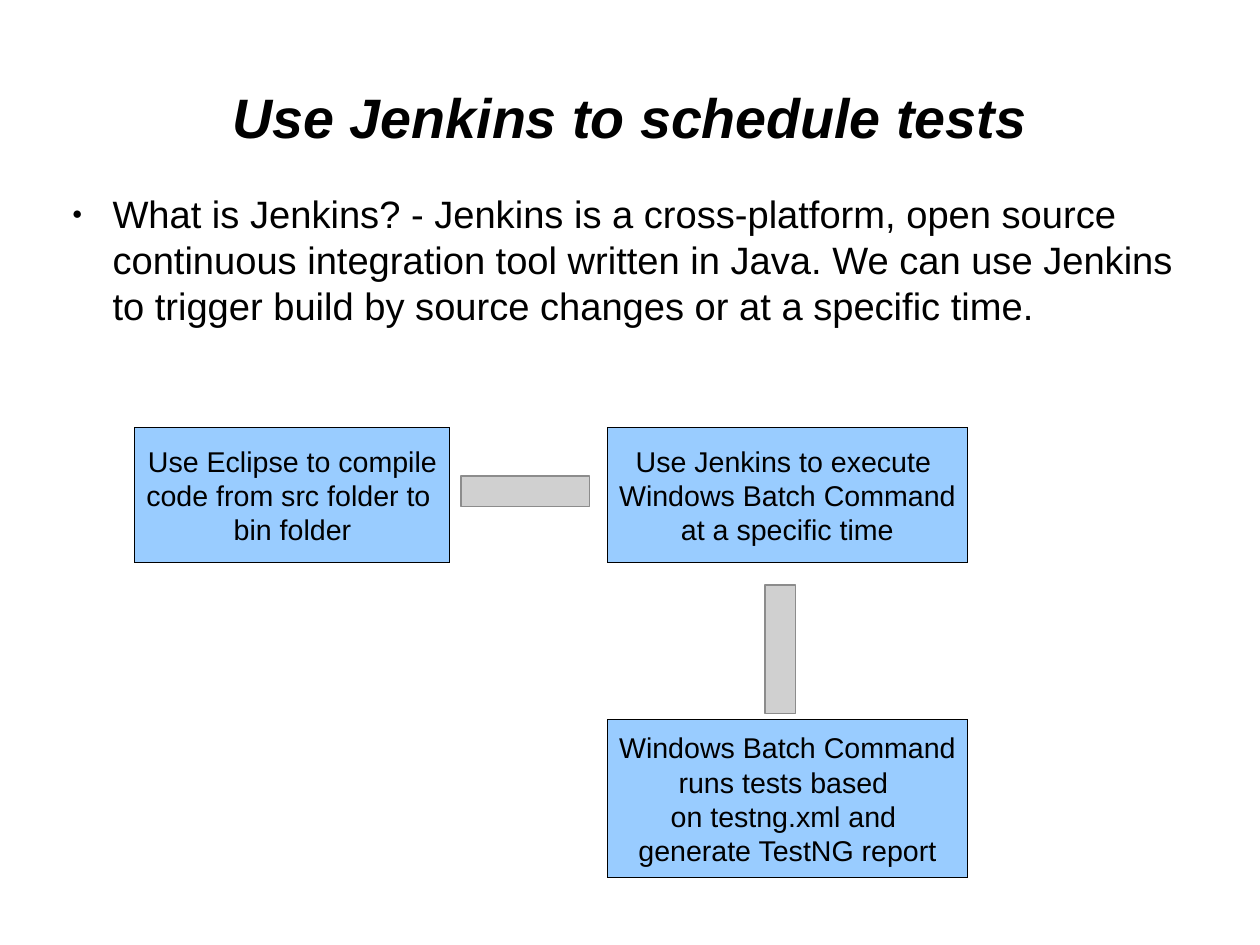
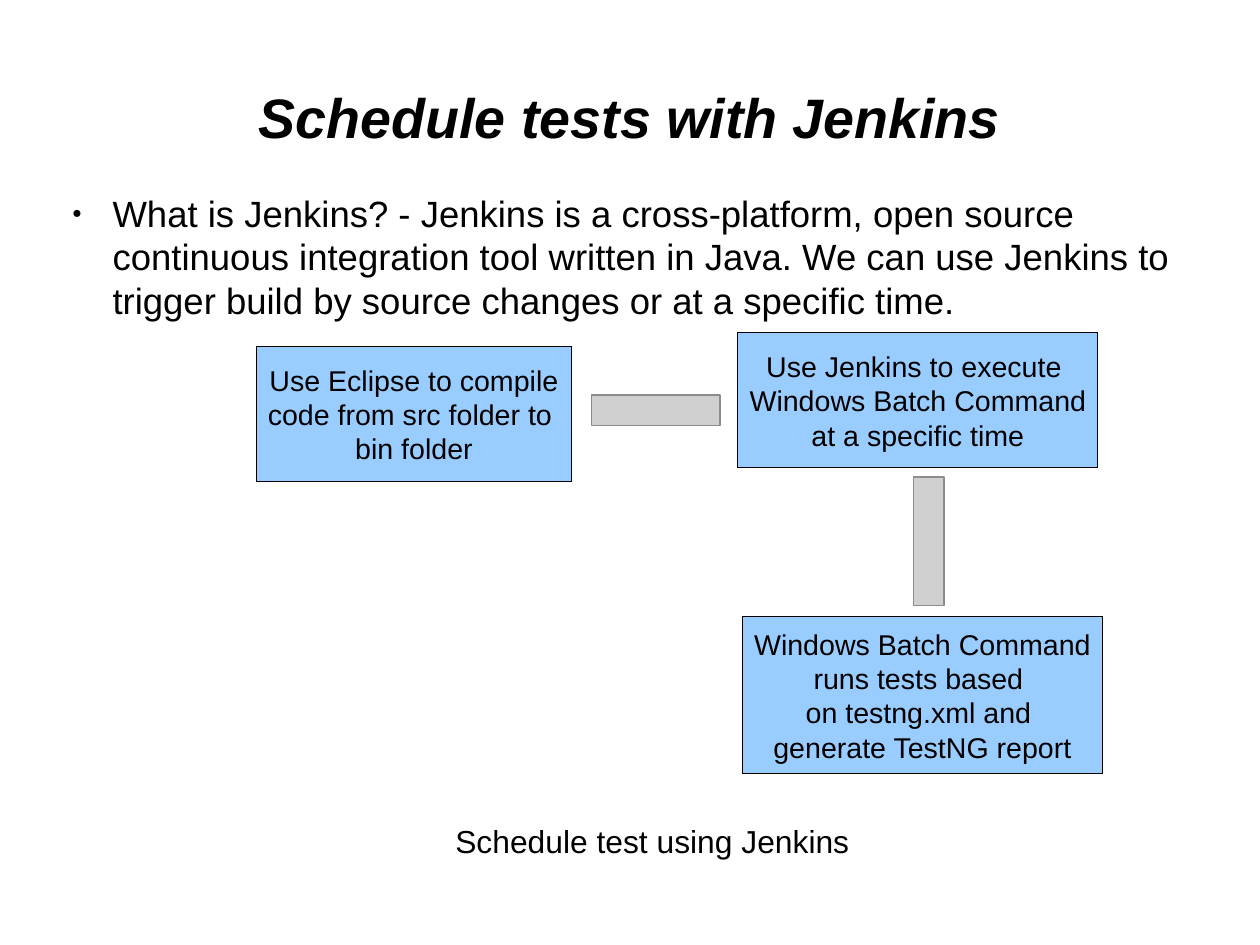
Before and after one commit to kirol/selenium, a slide deck: slide 22 of Selenium & Testops.odp. Drawn at 1260x945 pixels with LibreOffice and Linux fonts; fonts in the diff are those of the drawing; grey boxes stand for pictures. Boxes give left, top, right and bottom in pixels: in the first picture for what was removed or moved away, otherwise in the second. Text is boxed around its words. In the diff, an @@ line names an element or a change of style, - is before the commit and + after.

```diff
--- a/Selenium & Testops.odp
+++ b/Selenium & Testops.odp
@@ title at bbox=[259, 97, 1000, 139]: text changed @@
-Use Jenkins to schedule tests
+Schedule tests with Jenkins
@@ text at bbox=[113, 200, 1168, 322]: size 24 to 23 pt in "What is Jenkins? - Jenkins is a ..." @@
@@ rectangle "Use Eclipse to compile": place and size @@
-rectangle "Use Eclipse to compile" at bbox=[135, 428, 450, 563]
+rectangle "Use Eclipse to compile" at bbox=[256, 346, 572, 481]
@@ rectangle "Use Jenkins to execute": place and size @@
-rectangle "Use Jenkins to execute" at bbox=[607, 428, 967, 563]
+rectangle "Use Jenkins to execute" at bbox=[739, 333, 1099, 468]
@@ picture: place and size @@
-picture at bbox=[461, 476, 589, 507]
+picture at bbox=[592, 396, 720, 426]
@@ picture: place and size @@
-picture at bbox=[764, 586, 795, 714]
+picture at bbox=[913, 477, 944, 605]
@@ rectangle "Windows Batch Command": place and size @@
-rectangle "Windows Batch Command" at bbox=[607, 720, 967, 878]
+rectangle "Windows Batch Command" at bbox=[743, 616, 1103, 774]
@@ text at bbox=[455, 830, 849, 859]: paragraph added @@
+Schedule test using Jenkins
```
Also in this commit, not shown: 22 other slides changed, 15 slides added, 8 slides removed, 1 other file.
